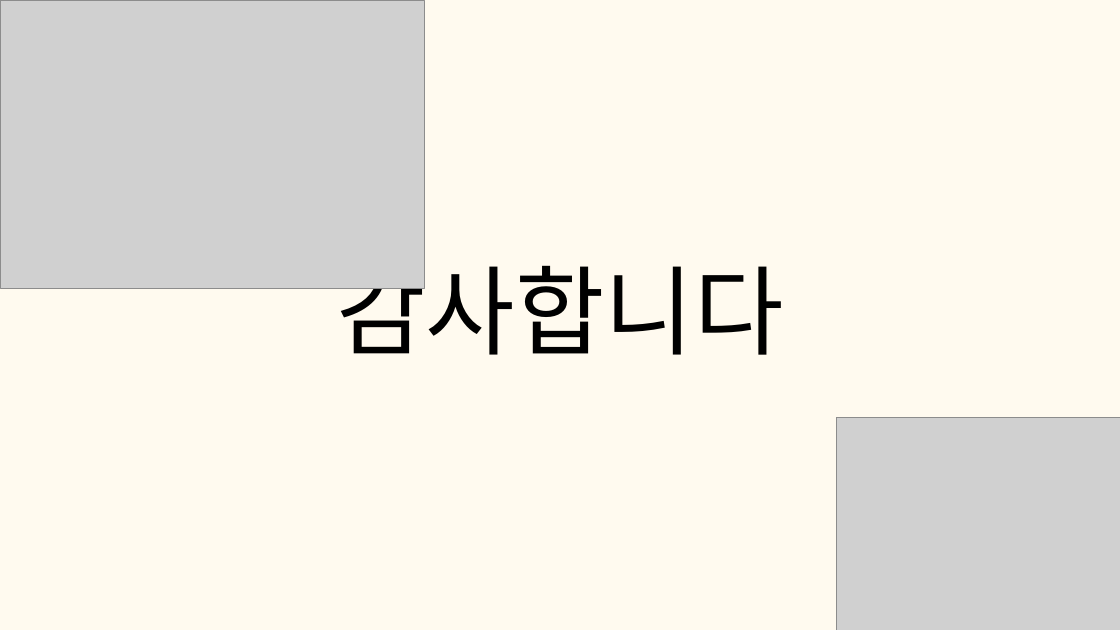
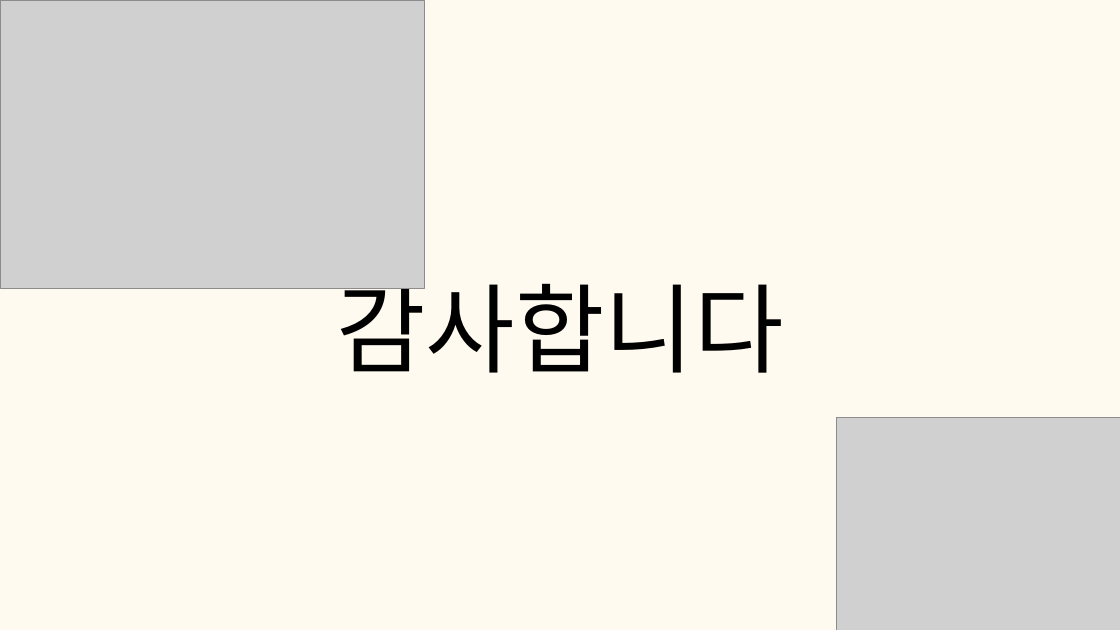
Before and after one commit to tkdgns25300/sunday_play, a slide deck: slide 6 of public/downloads/games/ai-answer/rules.pptx. Drawn at 1120x630 pixels with LibreOffice and Linux fonts; fonts in the diff are those of the drawing; grey boxes stand for pictures. Boxes give left, top, right and bottom in pixels: in the first picture for what was removed or moved away, otherwise in the second. Text is boxed around its words. In the diff, an @@ line names an element or a change of style, - is before the commit and + after.

```diff
--- a/public/downloads/games/ai-answer/rules.pptx
+++ b/public/downloads/games/ai-answer/rules.pptx
@@ text "감사합니다": place and size @@
-text "감사합니다" at (336,249,783,355)
+text "감사합니다" at (336,267,783,373)
@@ text "감사합니다" at (336,267,783,373): font Arial to Noto Sans CJK KR @@
```
Also in this commit, not shown: 14 other slides changed, 3 other files.
